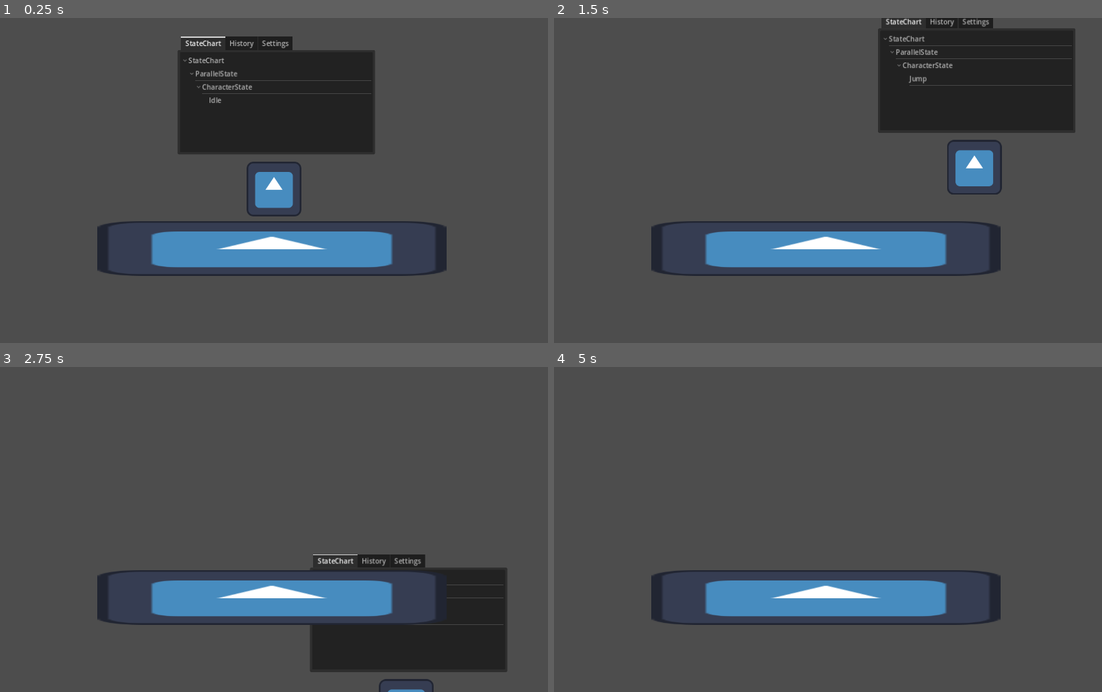
Above: before the commit, frames 1-4 (two rows, left to right).
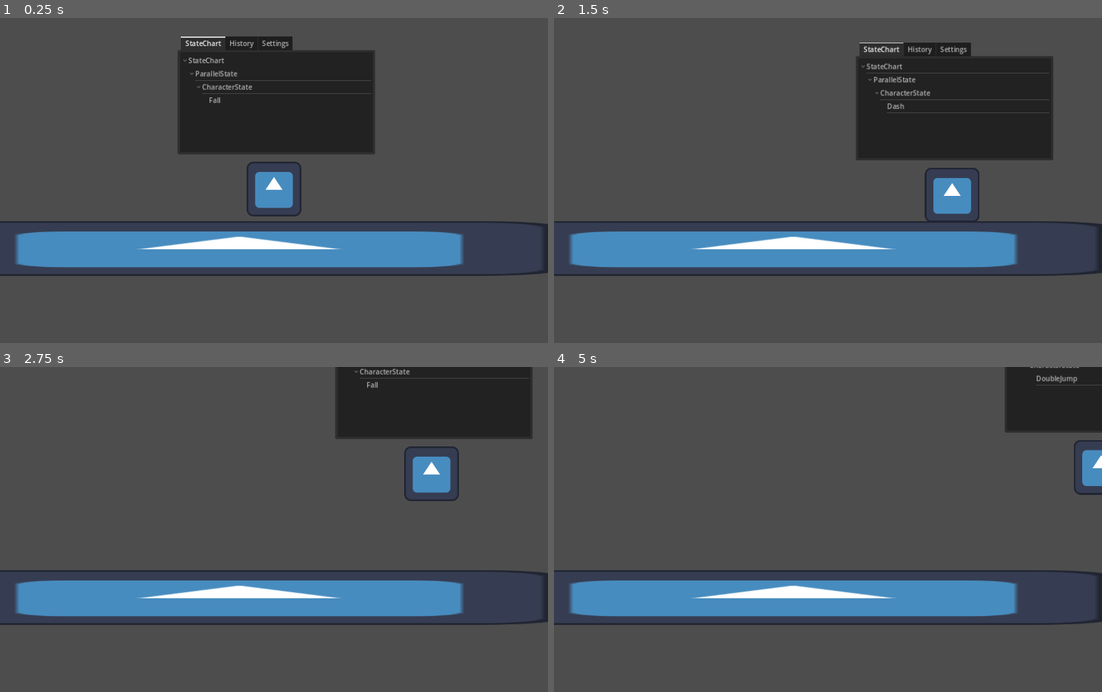
Above: after the commit, the same moments.

Repository: GerryLiman4/Metroidvania22
Game: Godot game, scene res://Component/Level/level_base.tscn
Same seed, same stepped clock (60 frames per second), same inputs: the game is played once before the commit and once after it. The project has no main scene, so this scene is started directly. The engine's default icon, where the game draws it, is replaced by a stand-in: a white triangle on a blue panel in a dark square.
Inputs (mouse positions are in pixels of both pictures, inside the frame that each line leads up to):
- Up to frame 1 (0.25 s): no input
- Up to frame 2 (1.5 s): tap Enter at 0.5 s; move the mouse to (948, 164) at 0.52 s; hold Ctrl (crawl, bound only after the commit) 0.53-1.28 s; hold D (right) from 0.53 s (still down); click (948, 164) at 0.67 s; tap Space (jump) at 0.77, 1.07 s; tap K (dash, bound only after the commit) at 0.8, 1.35 s; move the mouse to (718, 196) at 1.27 s
- Up to frame 3 (2.75 s): tap Space (jump) at 1.52, 1.55, 1.82 s; move the mouse to (328, 458) at 2.02 s; release D (right) at 2.03 s; hold A (left) from 2.03 s (still down); hold Space (jump) from 2.03 s (still down); tap Ctrl (crawl, bound only after the commit) at 2.3 s
- Up to frame 4 (5 s): move the mouse to (800, 594) at 2.77 s; release A (left) at 2.78 s; release Space (jump) at 2.78 s; hold D (right) 2.78-4.28 s; tap Ctrl (crawl, bound only after the commit) at 2.85, 4.55 s; click (800, 594) at 2.92 s; tap Space (jump) at 3.02, 3.32, 3.77, 3.8, 4.07, 4.25, 4.52, 4.82 s; tap K (dash, bound only after the commit) at 3.05 s; move the mouse to (992, 578) at 3.52 s; hold K (dash, bound only after the commit) 3.53-4.28 s; move the mouse to (663, 480) at 4.27 s; hold A (left) from 4.28 s (still down); tap Shift at 4.35 s

The runs differ from the first frame. In frame 1, 5.7% of the frame differs, in the area x 0-100%, y 24-80%; in frame 2, 16%; in frame 3, 22%, in the area x 0-100%, y 0-100%; in frame 4, 9.7%.

Commit message:
Added all locomotive

Diff:
--- a/Component/Level/level_base.tscn
+++ b/Component/Level/level_base.tscn
@@ -13,8 +13,8 @@
 [node name="Player" parent="." instance=ExtResource("1_pufy1")]
 
 [node name="Sprite2D" type="Sprite2D" parent="."]
-position = Vector2(-5, 159)
-scale = Vector2(6.36719, 1)
+position = Vector2(-81, 159)
+scale = Vector2(11.8125, 1)
 texture = ExtResource("2_h2tp4")
 
 [node name="StaticBody2D" type="StaticBody2D" parent="Sprite2D"]
--- a/Component/Player/player.gd
+++ b/Component/Player/player.gd
@@ -9,7 +9,20 @@
 const GRAVITY : float = 600.0
 const WALK_SPEED : float = 360.0
 const MAX_FALL : float = 400.0
-const JUMP_VELOCITY : float = -300.0
+const JUMP_VELOCITY : float = -350.0
+const CRAWL_SPEED : float = 180.0
+const DASH_SPEED : float = 1200.0
+const DOUBLE_JUMP_VELOCITY : float = -350.0
+
+enum FACING{RIGHT,LEFT}
+
+var face_direction : FACING
+var dash_timer : float = 0.25
+var dash_cooldown_timestamp : float = -1.0
+var object_timer : float = 0.0
+var is_crawling : bool = false
+
+var can_double_jump : bool = true
 
 # Called when the node enters the scene tree for the first time.
 func _ready():
@@ -21,6 +34,9 @@
 
 	current_state = new_state
 	character_state.send_event(str(CharacterStateId.Id.find_key(new_state)))
+
+func _process(delta):
+	object_timer += delta
 
 func _physics_process(delta):
 	if is_on_floor() == false :
@@ -29,57 +45,144 @@
 	move_and_slide()
 	calculate_gravity()
 
+func calculate_gravity() :
+	velocity.y = clampf(velocity.y, JUMP_VELOCITY, MAX_FALL)
+
+# get input
 func get_move_input() :
 	velocity.x = 0
 
 	if Input.is_action_pressed("left") == true:
-		velocity.x = -WALK_SPEED
+		if is_crawling == false :
+			velocity.x = -WALK_SPEED
+		else :
+			velocity.x = -CRAWL_SPEED
 		character_sprite.flip_h = true
+		face_direction = FACING.LEFT
 	elif Input.is_action_pressed("right") == true :
-		velocity.x = WALK_SPEED
+		if is_crawling == false :
+			velocity.x = WALK_SPEED
+		else :
+			velocity.x = CRAWL_SPEED
 		character_sprite.flip_h = false
+		face_direction = FACING.RIGHT
 
 func get_jump_input() :
 	if Input.is_action_pressed("jump") == true and is_on_floor() == true :
 		velocity.y = JUMP_VELOCITY
 		#SoundManager.play_clip(sound_player,SoundManager.SOUND_JUMP)
 
-func calculate_gravity() :
-	velocity.y = clampf(velocity.y, JUMP_VELOCITY, MAX_FALL)
+func get_dash_input() -> bool :
+	if Input.is_action_pressed("dash") == true :
+		return true
+	else :
+		return false
+
+func get_crawl_input() -> bool:
+	if Input.is_action_pressed("crawl") == true :
+		return true
+	else :
+		return false
+#endregion
+
+#region check state
+
+func check_idle() -> bool :
+	if velocity.x == 0 && is_on_floor() == true:
+		return true
+
+	return false
+
+func check_walk() -> bool :
+	if velocity.x != 0 && is_on_floor() == true:
+		return true
+
+	return false
+
+func check_jump() -> bool :
+	if velocity.y < 0 && is_on_floor() == false :
+		return true
+
+	return false
+
+func check_fall() -> bool :
+	if velocity.y > 0 && is_on_floor() == false :
+		return true
+
+	return false
+
+func check_dash() -> bool :
+	if get_dash_input() == true && object_timer >= dash_cooldown_timestamp + 1.0 :
+		return true
+
+	return false
+
+func check_crawl() -> bool :
+	if get_crawl_input() == true && is_on_floor() == true:
+		return true
+
+	return false
+
+#end region
 
 #region state
 func _on_idle_state_entered():
-	pass # Replace with function body.
+	can_double_jump = true
 
 func _on_idle_state_exited():
 	pass # Replace with function body.
 
 func _on_idle_state_physics_processing(delta):
-	if velocity.x != 0 && is_on_floor() == true:
+	if check_walk() == true:
 		switch_state(CharacterStateId.Id.WALK)
-	elif velocity.x != 0 && is_on_floor() == false :
+		return
+	elif check_jump() == true:
 		switch_state(CharacterStateId.Id.JUMP)
+		return
+	elif check_fall() == true :
+		switch_state(CharacterStateId.Id.FALL)
+		return
+	elif check_crawl() == true :
+		switch_state(CharacterStateId.Id.CRAWL)
+		return
+
+	get_move_input()
+	get_jump_input()
+	if check_dash() == true :
+		switch_state(CharacterStateId.Id.DASH)
+		return
 
 func _on_idle_state_input(event):
+	pass
+
+func _on_walk_state_entered():
+	can_double_jump = true
+
+func _on_walk_state_exited():
+	pass # Replace with function body.
+
+func _on_walk_state_input(event):
+	pass
+
+func _on_walk_state_physics_processing(delta):
+	if check_idle() == true:
+		switch_state(CharacterStateId.Id.IDLE)
+		return
+	elif check_jump() == true:
+		switch_state(CharacterStateId.Id.JUMP)
+		return
+	elif check_fall() == true :
+		switch_state(CharacterStateId.Id.FALL)
+		return
+	elif check_crawl() == true :
+		switch_state(CharacterStateId.Id.CRAWL)
+		return
+
 	get_move_input()
 	get_jump_input()
-
-
-func _on_walk_state_entered():
-	pass # Replace with function body.
-
-func _on_walk_state_exited():
-	pass # Replace with function body.
-
-func _on_walk_state_input(event):
-	get_move_input()
-	get_jump_input()
-
-func _on_walk_state_physics_processing(delta):
-	if velocity.x == 0 && is_on_floor() == true:
-		switch_state(CharacterStateId.Id.IDLE)
-	elif is_on_floor() == false:
-		switch_state(CharacterStateId.Id.JUMP)
+	if check_dash() == true :
+		switch_state(CharacterStateId.Id.DASH)
+		return
 
 func _on_jump_state_entered():
 	pass # Replace with function body.
@@ -88,11 +191,104 @@
 	pass # Replace with function body.
 
 func _on_jump_state_input(event):
-	get_move_input()
-	get_jump_input()
+	if can_double_jump == true and Input.is_action_pressed("jump") == true :
+		switch_state(CharacterStateId.Id.DOUBLEJUMP)
+		return
 
 func _on_jump_state_physics_processing(delta):
+	get_move_input()
+	if check_dash() == true :
+		switch_state(CharacterStateId.Id.DASH)
+		return
+
+	if check_fall() == true :
+		switch_state(CharacterStateId.Id.FALL)
+		return
+
+func _on_fall_state_entered():
+	pass # Replace with function body.
+
+func _on_fall_state_exited():
+	pass # Replace with function body.
+
+func _on_fall_state_input(event):
+	# later if there is double jump
+	if can_double_jump == true and Input.is_action_pressed("jump") == true :
+		switch_state(CharacterStateId.Id.DOUBLEJUMP)
+		return[]
+
+func _on_fall_state_physics_processing(delta):
 	if is_on_floor() == true:
 		switch_state(CharacterStateId.Id.IDLE)
-
+		return
+
+	get_move_input()
+	if get_dash_input() == true && object_timer >= dash_cooldown_timestamp + 1.0 :
+		switch_state(CharacterStateId.Id.DASH)
+		return
+
+func _on_double_jump_state_entered():
+	can_double_jump = false
+	if velocity.y > 0 :
+		velocity.y = DOUBLE_JUMP_VELOCITY
+	else :
+		velocity.y += DOUBLE_JUMP_VELOCITY
+
+func _on_double_jump_state_exited():
+	pass
+
+func _on_double_jump_state_input(event):
+	pass # Replace with function body.
+
+func _on_double_jump_state_physics_processing(delta):
+	get_move_input()
+
+	if check_fall() == true :
+		switch_state(CharacterStateId.Id.FALL)
+		return
+
+
+func _on_crawl_state_entered():
+	is_crawling = true
+	pass # Replace with function body.
+
+func _on_crawl_state_exited():
+	# on exit return collider to normal size
+	is_crawling = false
+	pass # Replace with function body.
+
+func _on_crawl_state_input(event):
+	pass # Replace with function body.
+
+func _on_crawl_state_physics_processing(delta):
+	if check_crawl() == false :
+		switch_state(CharacterStateId.Id.IDLE)
+		return
+
+	get_move_input()
+
+
+func _on_dash_state_entered():
+	dash_cooldown_timestamp = object_timer
+
+	if face_direction == FACING.LEFT :
+		velocity.x = -DASH_SPEED
+	else :
+		velocity.x = DASH_SPEED
+
+func _on_dash_state_exited():
+	dash_timer = 0.25
+	pass # Replace with function body.
+
+func _on_dash_state_input(event):
+	pass # Replace with function body.
+
+func _on_dash_state_physics_processing(delta):
+	dash_timer -= delta
+	velocity.y = 0
+
+	if dash_timer <= 0 :
+		velocity.x = 0
+		switch_state(CharacterStateId.Id.IDLE)
+		return
 #endregion
--- a/Component/Player/player.tscn
+++ b/Component/Player/player.tscn
@@ -53,6 +53,21 @@
 to = NodePath("../../Jump")
 event = &"JUMP"
 
+[node name="ToFall" type="Node" parent="StateChart/ParallelState/CharacterState/Idle"]
+script = ExtResource("7_31jtg")
+to = NodePath("../../Fall")
+event = &"FALL"
+
+[node name="ToCrawl" type="Node" parent="StateChart/ParallelState/CharacterState/Idle"]
+script = ExtResource("7_31jtg")
+to = NodePath("../../Crawl")
+event = &"CRAWL"
+
+[node name="ToDash" type="Node" parent="StateChart/ParallelState/CharacterState/Idle"]
+script = ExtResource("7_31jtg")
+to = NodePath("../../Dash")
+event = &"DASH"
+
 [node name="Walk" type="Node" parent="StateChart/ParallelState/CharacterState"]
 script = ExtResource("6_8dtlr")
 
@@ -66,18 +81,90 @@
 to = NodePath("../../Jump")
 event = &"JUMP"
 
+[node name="ToFall" type="Node" parent="StateChart/ParallelState/CharacterState/Walk"]
+script = ExtResource("7_31jtg")
+to = NodePath("../../Fall")
+event = &"FALL"
+
+[node name="ToCrawl" type="Node" parent="StateChart/ParallelState/CharacterState/Walk"]
+script = ExtResource("7_31jtg")
+to = NodePath("../../Crawl")
+event = &"CRAWL"
+
+[node name="ToDash" type="Node" parent="StateChart/ParallelState/CharacterState/Walk"]
+script = ExtResource("7_31jtg")
+to = NodePath("../../Dash")
+event = &"DASH"
+
 [node name="Jump" type="Node" parent="StateChart/ParallelState/CharacterState"]
 script = ExtResource("6_8dtlr")
 
-[node name="ToIdle" type="Node" parent="StateChart/ParallelState/CharacterState/Jump"]
-script = ExtResource("7_31jtg")
-to = NodePath("../../Idle")
-event = &"IDLE"
-
-[node name="ToWalk" type="Node" parent="StateChart/ParallelState/CharacterState/Jump"]
-script = ExtResource("7_31jtg")
-to = NodePath("../../Walk")
-event = &"WALK"
+[node name="ToFall" type="Node" parent="StateChart/ParallelState/CharacterState/Jump"]
+script = ExtResource("7_31jtg")
+to = NodePath("../../Fall")
+event = &"FALL"
+
+[node name="ToDoubleJump" type="Node" parent="StateChart/ParallelState/CharacterState/Jump"]
+script = ExtResource("7_31jtg")
+to = NodePath("../../DoubleJump")
+event = &"DOUBLEJUMP"
+
+[node name="ToDash" type="Node" parent="StateChart/ParallelState/CharacterState/Jump"]
+script = ExtResource("7_31jtg")
+to = NodePath("../../Dash")
+event = &"DASH"
+
+[node name="Fall" type="Node" parent="StateChart/ParallelState/CharacterState"]
+script = ExtResource("6_8dtlr")
+
+[node name="ToIdle" type="Node" parent="StateChart/ParallelState/CharacterState/Fall"]
+script = ExtResource("7_31jtg")
+to = NodePath("../../Idle")
+event = &"IDLE"
+
+[node name="ToDoubleJump" type="Node" parent="StateChart/ParallelState/CharacterState/Fall"]
+script = ExtResource("7_31jtg")
+to = NodePath("../../DoubleJump")
+event = &"DOUBLEJUMP"
+
+[node name="ToDash" type="Node" parent="StateChart/ParallelState/CharacterState/Fall"]
+script = ExtResource("7_31jtg")
+to = NodePath("../../Dash")
+event = &"DASH"
+
+[node name="DoubleJump" type="Node" parent="StateChart/ParallelState/CharacterState"]
+script = ExtResource("6_8dtlr")
+
+[node name="ToFall" type="Node" parent="StateChart/ParallelState/CharacterState/DoubleJump"]
+script = ExtResource("7_31jtg")
+to = NodePath("../../Fall")
+event = &"FALL"
+
+[node name="Crawl" type="Node" parent="StateChart/ParallelState/CharacterState"]
+script = ExtResource("6_8dtlr")
+
+[node name="ToFall" type="Node" parent="StateChart/ParallelState/CharacterState/Crawl"]
+script = ExtResource("7_31jtg")
+to = NodePath("../../Fall")
+event = &"FALL"
+
+[node name="ToIdle" type="Node" parent="StateChart/ParallelState/CharacterState/Crawl"]
+script = ExtResource("7_31jtg")
+to = NodePath("../../Idle")
+event = &"IDLE"
+
+[node name="Dash" type="Node" parent="StateChart/ParallelState/CharacterState"]
+script = ExtResource("6_8dtlr")
+
+[node name="ToFall" type="Node" parent="StateChart/ParallelState/CharacterState/Dash"]
+script = ExtResource("7_31jtg")
+to = NodePath("../../Fall")
+event = &"FALL"
+
+[node name="ToIdle" type="Node" parent="StateChart/ParallelState/CharacterState/Dash"]
+script = ExtResource("7_31jtg")
+to = NodePath("../../Idle")
+event = &"IDLE"
 
 [node name="StateChartDebugger" parent="." instance=ExtResource("8_0ixva")]
 offset_left = -225.0
@@ -98,3 +185,19 @@
 [connection signal="state_exited" from="StateChart/ParallelState/CharacterState/Jump" to="." method="_on_jump_state_exited"]
 [connection signal="state_input" from="StateChart/ParallelState/CharacterState/Jump" to="." method="_on_jump_state_input"]
 [connection signal="state_physics_processing" from="StateChart/ParallelState/CharacterState/Jump" to="." method="_on_jump_state_physics_processing"]
+[connection signal="state_entered" from="StateChart/ParallelState/CharacterState/Fall" to="." method="_on_fall_state_entered"]
+[connection signal="state_exited" from="StateChart/ParallelState/CharacterState/Fall" to="." method="_on_fall_state_exited"]
+[connection signal="state_input" from="StateChart/ParallelState/CharacterState/Fall" to="." method="_on_fall_state_input"]
+[connection signal="state_physics_processing" from="StateChart/ParallelState/CharacterState/Fall" to="." method="_on_fall_state_physics_processing"]
+[connection signal="state_entered" from="StateChart/ParallelState/CharacterState/DoubleJump" to="." method="_on_double_jump_state_entered"]
+[connection signal="state_exited" from="StateChart/ParallelState/CharacterState/DoubleJump" to="." method="_on_double_jump_state_exited"]
+[connection signal="state_input" from="StateChart/ParallelState/CharacterState/DoubleJump" to="." method="_on_double_jump_state_input"]
+[connection signal="state_physics_processing" from="StateChart/ParallelState/CharacterState/DoubleJump" to="." method="_on_double_jump_state_physics_processing"]
+[connection signal="state_entered" from="StateChart/ParallelState/CharacterState/Crawl" to="." method="_on_crawl_state_entered"]
+[connection signal="state_exited" from="StateChart/ParallelState/CharacterState/Crawl" to="." method="_on_crawl_state_exited"]
+[connection signal="state_input" from="StateChart/ParallelState/CharacterState/Crawl" to="." method="_on_crawl_state_input"]
+[connection signal="state_physics_processing" from="StateChart/ParallelState/CharacterState/Crawl" to="." method="_on_crawl_state_physics_processing"]
+[connection signal="state_entered" from="StateChart/ParallelState/CharacterState/Dash" to="." method="_on_dash_state_entered"]
+[connection signal="state_exited" from="StateChart/ParallelState/CharacterState/Dash" to="." method="_on_dash_state_exited"]
+[connection signal="state_input" from="StateChart/ParallelState/CharacterState/Dash" to="." method="_on_dash_state_input"]
+[connection signal="state_physics_processing" from="StateChart/ParallelState/CharacterState/Dash" to="." method="_on_dash_state_physics_processing"]
--- a/Script/Utility/CharacterState.gd
+++ b/Script/Utility/CharacterState.gd
@@ -5,5 +5,9 @@
 enum Id{
 	IDLE,
 	WALK,
-	JUMP
+	JUMP,
+	FALL,
+	DOUBLEJUMP,
+	CRAWL,
+	DASH
 }
--- a/project.godot
+++ b/project.godot
@@ -48,6 +48,17 @@
 , Object(InputEventKey,"resource_local_to_scene":false,"resource_name":"","device":-1,"window_id":0,"alt_pressed":false,"shift_pressed":false,"ctrl_pressed":false,"meta_pressed":false,"pressed":false,"keycode":0,"physical_keycode":74,"key_label":0,"unicode":106,"echo":false,"script":null)
 ]
 }
+crawl={
+"deadzone": 0.5,
+"events": [Object(InputEventKey,"resource_local_to_scene":false,"resource_name":"","device":-1,"window_id":0,"alt_pressed":false,"shift_pressed":false,"ctrl_pressed":false,"meta_pressed":false,"pressed":false,"keycode":0,"physical_keycode":4194326,"key_label":0,"unicode":0,"echo":false,"script":null)
+]
+}
+dash={
+"deadzone": 0.5,
+"events": [Object(InputEventKey,"resource_local_to_scene":false,"resource_name":"","device":-1,"window_id":0,"alt_pressed":false,"shift_pressed":false,"ctrl_pressed":false,"meta_pressed":false,"pressed":false,"keycode":0,"physical_keycode":75,"key_label":0,"unicode":107,"echo":false,"script":null)
+, Object(InputEventKey,"resource_local_to_scene":false,"resource_name":"","device":-1,"window_id":0,"alt_pressed":false,"shift_pressed":false,"ctrl_pressed":false,"meta_pressed":false,"pressed":false,"keycode":0,"physical_keycode":4194325,"key_label":0,"unicode":0,"echo":false,"script":null)
+]
+}
 
 [rendering]
 
